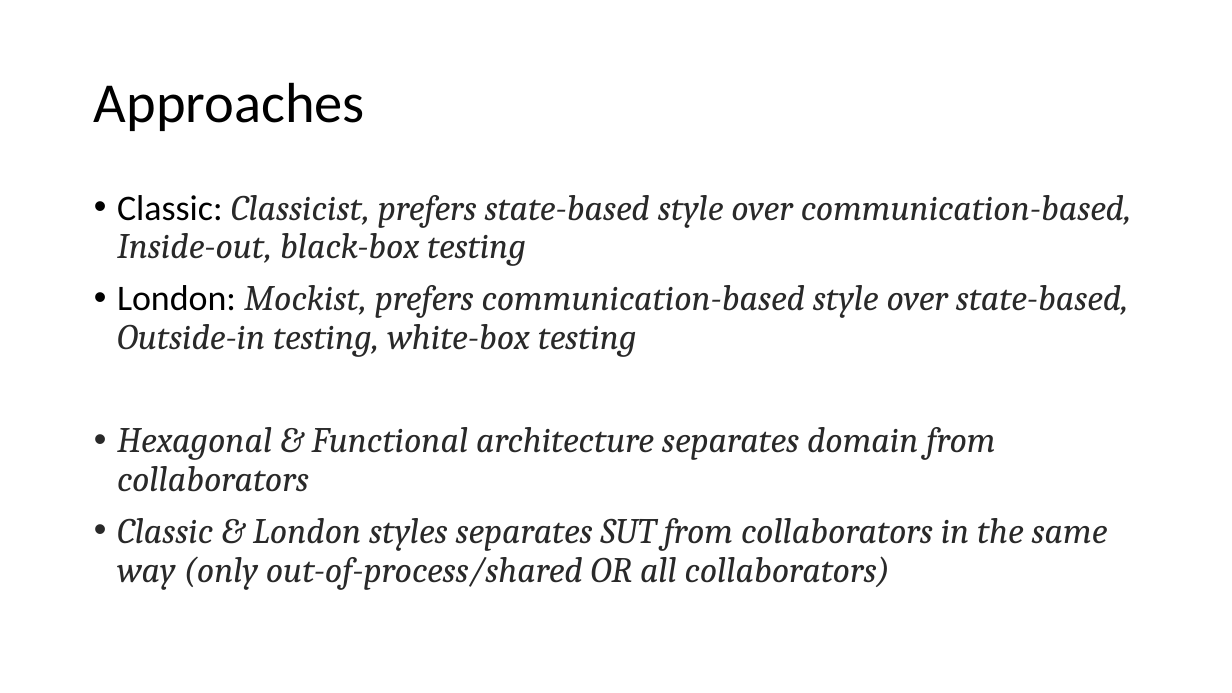
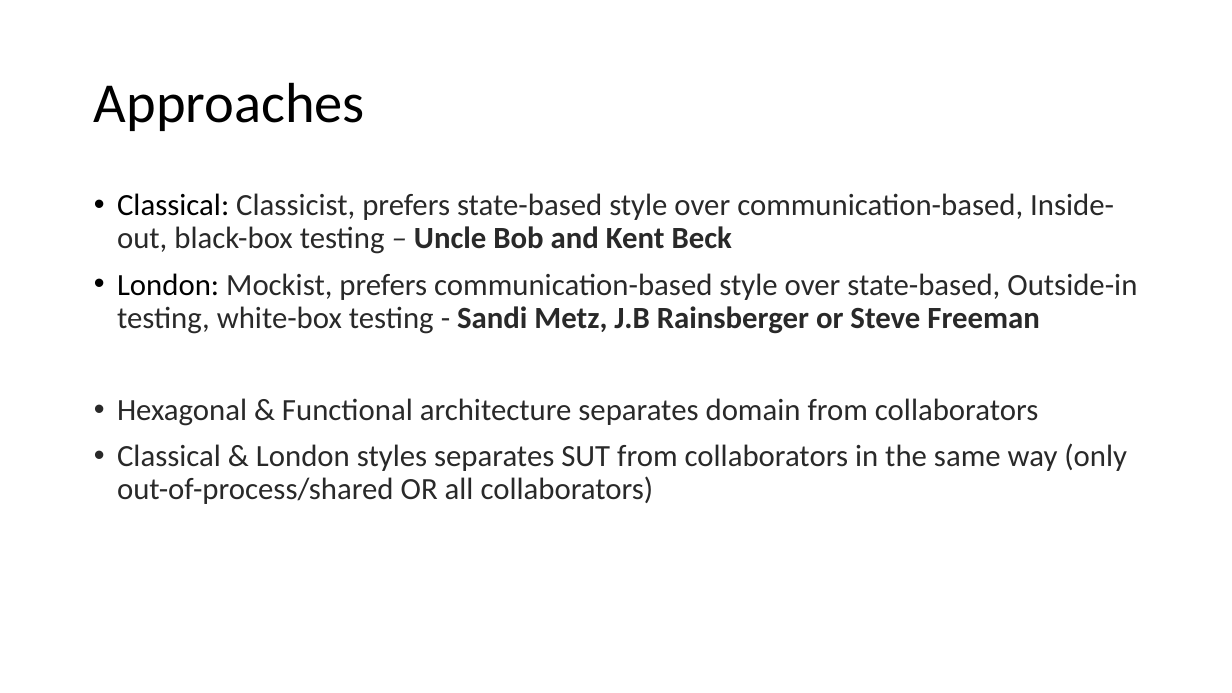
Before and after one commit to magicmanam/slides, a slide deck: slide 87 of automation-testing/unit-testing.pptx (slide 91 before the commit). Drawn at 1232x693 pixels with LibreOffice and Linux fonts; fonts in the diff are those of the drawing. Boxes give left, top, right and bottom in pixels: in the first picture for what was removed or moved away, otherwise in the second. Text is boxed around its words. In the diff, an @@ line names an element or a change of style, - is before the commit and + after.

Commit message:
Updates automated testing slides

```diff
--- a/automation-testing/unit-testing.pptx
+++ b/automation-testing/unit-testing.pptx
@@ text at (x1=117, y1=193, x2=1137, y2=334): text changed; size 28 to 24 pt; font Cambria to Calibri; italic off @@
-• Classic: Classicist, prefers state-based style over communication-based, Inside-out, black-box testing
-• London: Mockist, prefers communication-based style over state-based, Outside-in testing, white-box testing
+• Classical: Classicist, prefers state-based style over communication-based, Inside-out, black-box testing – Uncle Bob and Kent Beck
+• London: Mockist, prefers communication-based style over state-based, Outside-in testing, white-box testing - Sandi Metz, J.B Rainsberger or Steve Freeman
@@ text at (x1=117, y1=398, x2=1038, y2=426): size 28 to 24 pt, font Cambria to Calibri, italic off in "Hexagonal & Functional architecture separates domain from ..." @@
@@ text at (x1=117, y1=443, x2=1127, y2=504): text changed; size 28 to 24 pt; font Cambria to Calibri; italic off @@
-• Classic & London styles separates SUT from collaborators in the same way (only out-of-process/shared OR all collaborators)
+• Classical & London styles separates SUT from collaborators in the same way (only out-of-process/shared OR all collaborators)
```
Also in this commit, not shown: 66 other slides changed, 23 slides added, 23 slides removed.
